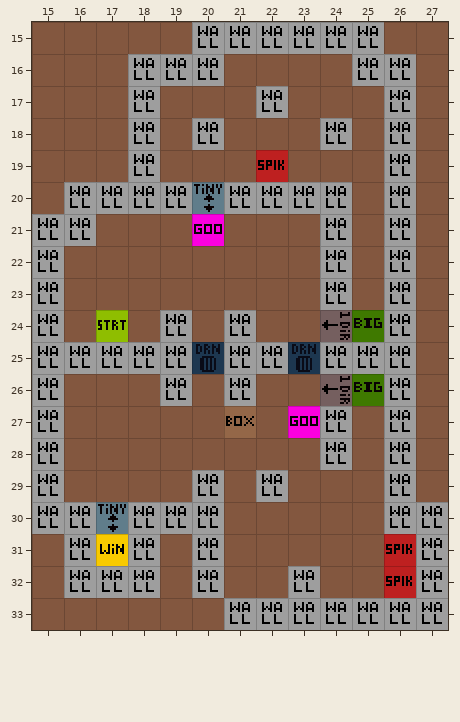
Tiled map -- assets/maps/chapters/sergejdemo/Level_Demo18.tmx. The picture above was drawn from the file before the commit.
Cells are 16x16 px. Shown: x 15..27, y 15..33.
New version:
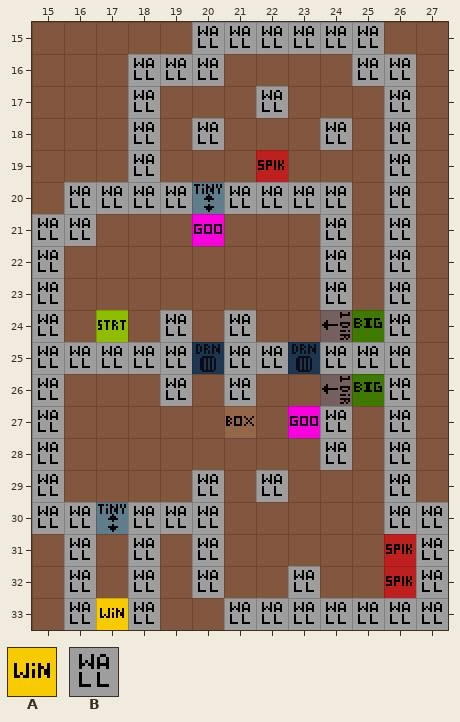
Key: from "GameplayTileset": A 0, B 2.
_ is an empty cell, . an unchanged one.
Edits made:
--- layer "Gameplay"
@@ x 16..18 @@
-31 .A.
-32 .B.
-33 ___
+31 ._.
+32 ._.
+33 BAB
Changed places in both pictures, as pixel boxes (x1, y1, x2, y2):
changed: (64, 534, 160, 630)
